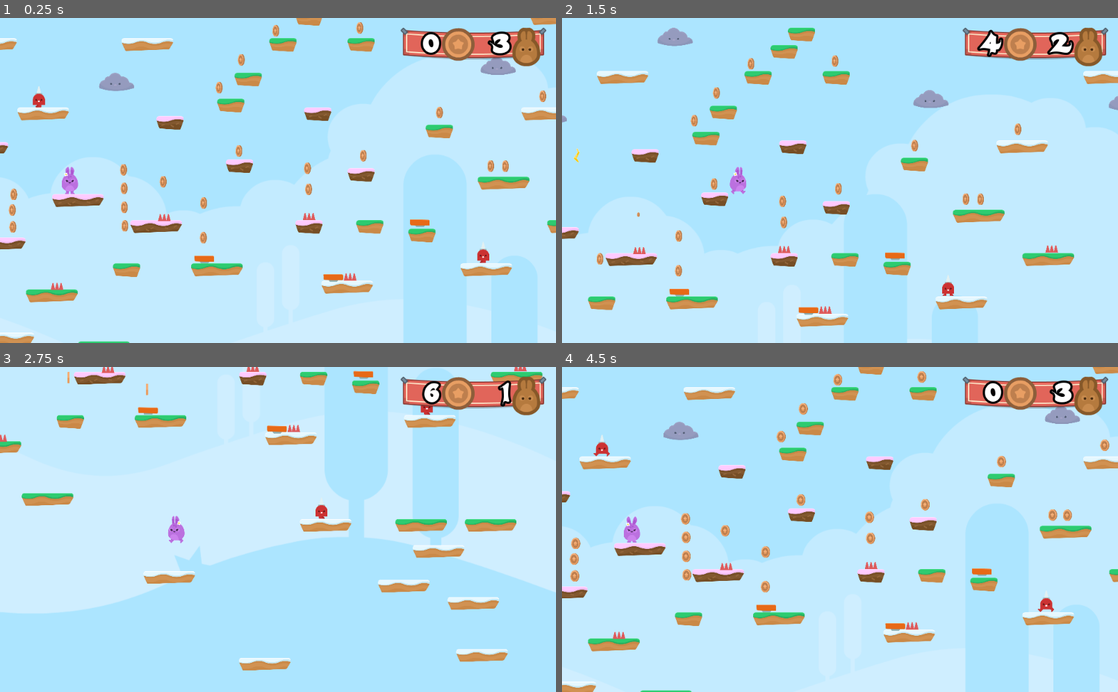
Above: before the commit, frames 1-4 (two rows, left to right).
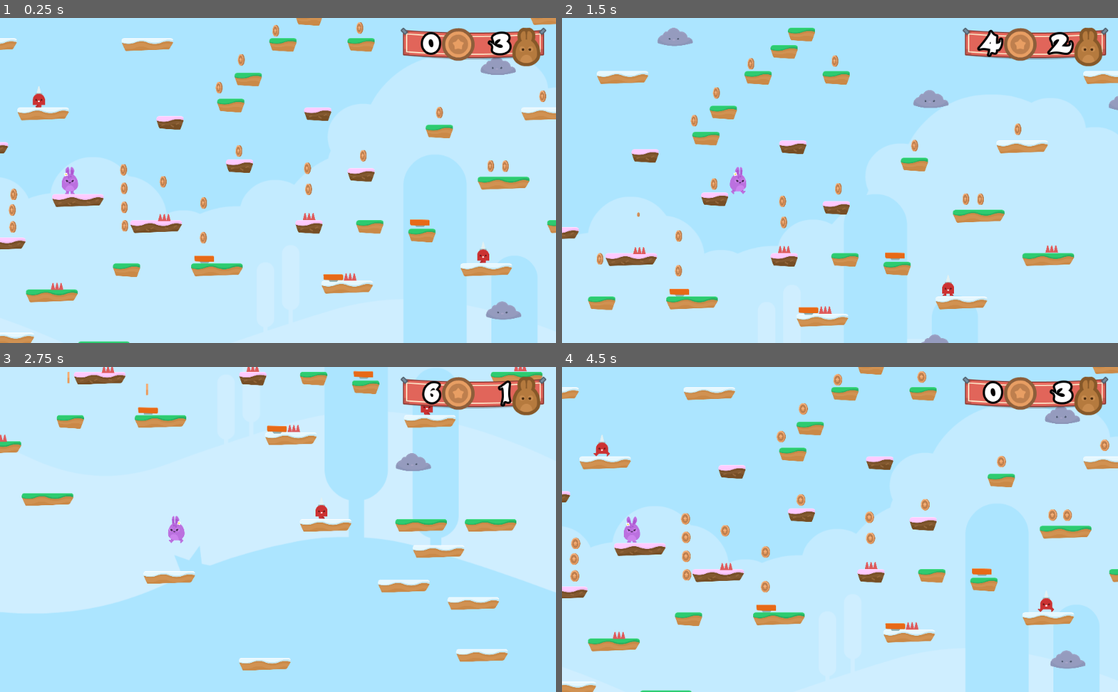
Above: after the commit, the same moments.

Repository: sandoche/Godot-learning-udemy
Game: Godot game, scene res://Levels/Level1.tscn
Same seed, same stepped clock (60 frames per second), same inputs: the game is played once before the commit and once after it.
Inputs (mouse positions are in pixels of both pictures, inside the frame that each line leads up to):
- Up to frame 1 (0.25 s): no input
- Up to frame 2 (1.5 s): hold D (right) from 0.53 s (still down); tap Z (jump) at 0.77 s
- Up to frame 3 (2.75 s): tap Z (jump) at 1.52 s; release D (right) at 2.03 s; hold Q (left) from 2.03 s (still down)
- Up to frame 4 (4.5 s): release Q (left) at 2.78 s; hold D (right) 2.78-4.25 s; tap Z (jump) at 3.02, 3.77 s; click (751, 575) at 4.25 s

The runs differ from the first frame. In frame 1, 0.5% of the frame differs, in the area x 17-94%, y 16-93%; in frame 2, 0.1%; in frame 3, 0.2%; in frame 4, 0.5%.

Commit message:
:construction: Basic portal created

Diff:
--- /dev/null
+++ b/HoppyDays/Items/Portal.tscn
@@ -0,0 +1,40 @@
+[gd_scene load_steps=4 format=2]
+
+[ext_resource path="res://GFX/Items/portal_yellow.png" type="Texture" id=1]
+
+[sub_resource type="RectangleShape2D" id=1]
+extents = Vector2( 115.125, 41.5 )
+
+[sub_resource type="Animation" id=2]
+resource_name = "PortalStretch"
+length = 2.0
+loop = true
+step = 1.0
+tracks/0/type = "value"
+tracks/0/path = NodePath(".:scale")
+tracks/0/interp = 1
+tracks/0/loop_wrap = true
+tracks/0/imported = false
+tracks/0/enabled = true
+tracks/0/keys = {
+"times": PoolRealArray( 0, 1 ),
+"transitions": PoolRealArray( 1, 1 ),
+"update": 0,
+"values": [ Vector2( 1, 1 ), Vector2( 0.75, 1 ) ]
+}
+
+[node name="Portal" type="Node2D"]
+
+[node name="Area2D" type="Area2D" parent="."]
+scale = Vector2( 0.75, 1 )
+
+[node name="Sprite" type="Sprite" parent="Area2D"]
+texture = ExtResource( 1 )
+
+[node name="CollisionShape2D" type="CollisionShape2D" parent="Area2D"]
+visible = false
+shape = SubResource( 1 )
+
+[node name="AnimationPlayer" type="AnimationPlayer" parent="Area2D"]
+autoplay = "PortalStretch"
+anims/PortalStretch = SubResource( 2 )
--- a/HoppyDays/Levels/Level1.tscn
+++ b/HoppyDays/Levels/Level1.tscn
@@ -10,6 +10,7 @@
 [ext_resource path="res://Items/Coin.tscn" type="PackedScene" id=8]
 [ext_resource path="res://NPCs/Spikeman.tscn" type="PackedScene" id=9]
 [ext_resource path="res://NPCs/Cloud.tscn" type="PackedScene" id=10]
+[ext_resource path="res://Items/Portal.tscn" type="PackedScene" id=11]
 
 [node name="Level1" type="Node2D"]
 script = ExtResource( 6 )
@@ -164,7 +165,7 @@
 [node name="Spikeman" parent="NPCs/SpikemanContainer4" instance=ExtResource( 9 )]
 
 [node name="Cloud" parent="NPCs" instance=ExtResource( 10 )]
-position = Vector2( 922.28, -380.976 )
+position = Vector2( 3773.33, 1307.21 )
 
 [node name="Cloud2" parent="NPCs" instance=ExtResource( 10 )]
 position = Vector2( 1848.66, -957.627 )
@@ -174,3 +175,6 @@
 
 [node name="Cloud4" parent="NPCs" instance=ExtResource( 10 )]
 position = Vector2( 5172.41, -479.754 )
+
+[node name="Portal" parent="." instance=ExtResource( 11 )]
+position = Vector2( 6460.89, -754.294 )
--- /dev/null
+++ b/HoppyDays/Scenes/Victory.tscn
@@ -0,0 +1,25 @@
+[gd_scene load_steps=2 format=2]
+
+[ext_resource path="res://Scenes/GameOver.tscn" type="PackedScene" id=1]
+
+[node name="Victory" instance=ExtResource( 1 )]
+
+[node name="VBoxContainer" parent="CenterContainer" index="0"]
+margin_left = 212.0
+margin_right = 812.0
+
+[node name="Label" parent="CenterContainer/VBoxContainer" index="0"]
+margin_right = 600.0
+text = "You Win!"
+
+[node name="HBoxContainer" parent="CenterContainer/VBoxContainer" index="1"]
+margin_right = 600.0
+
+[node name="RestartButton" parent="CenterContainer/VBoxContainer/HBoxContainer" index="0"]
+margin_left = 101.0
+margin_right = 153.0
+
+[node name="Label" parent="CenterContainer/VBoxContainer/HBoxContainer" index="1"]
+margin_left = 157.0
+margin_right = 498.0
+text = "Play again"
Not shown: 1 places in HoppyDays/Levels/Level1.tscn that only renumber resources
